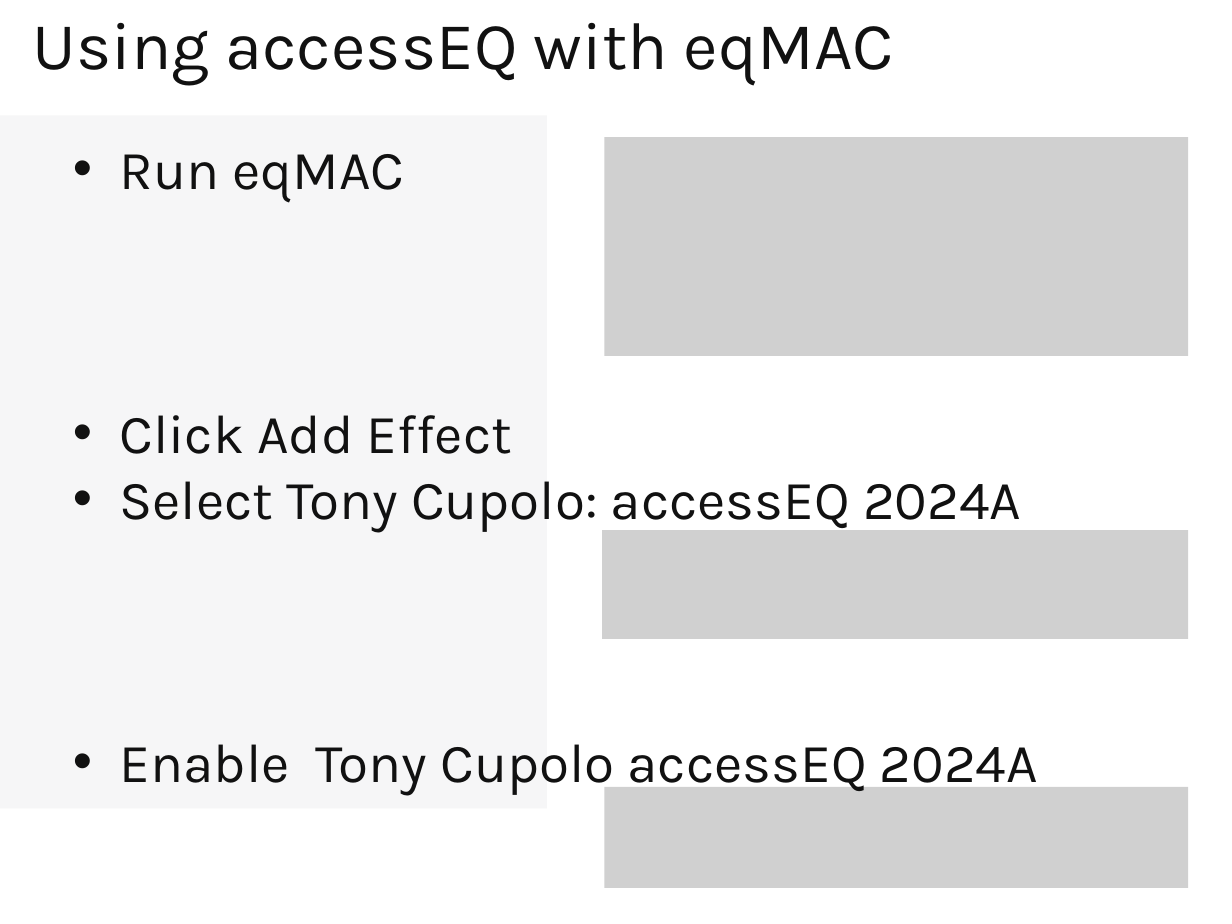
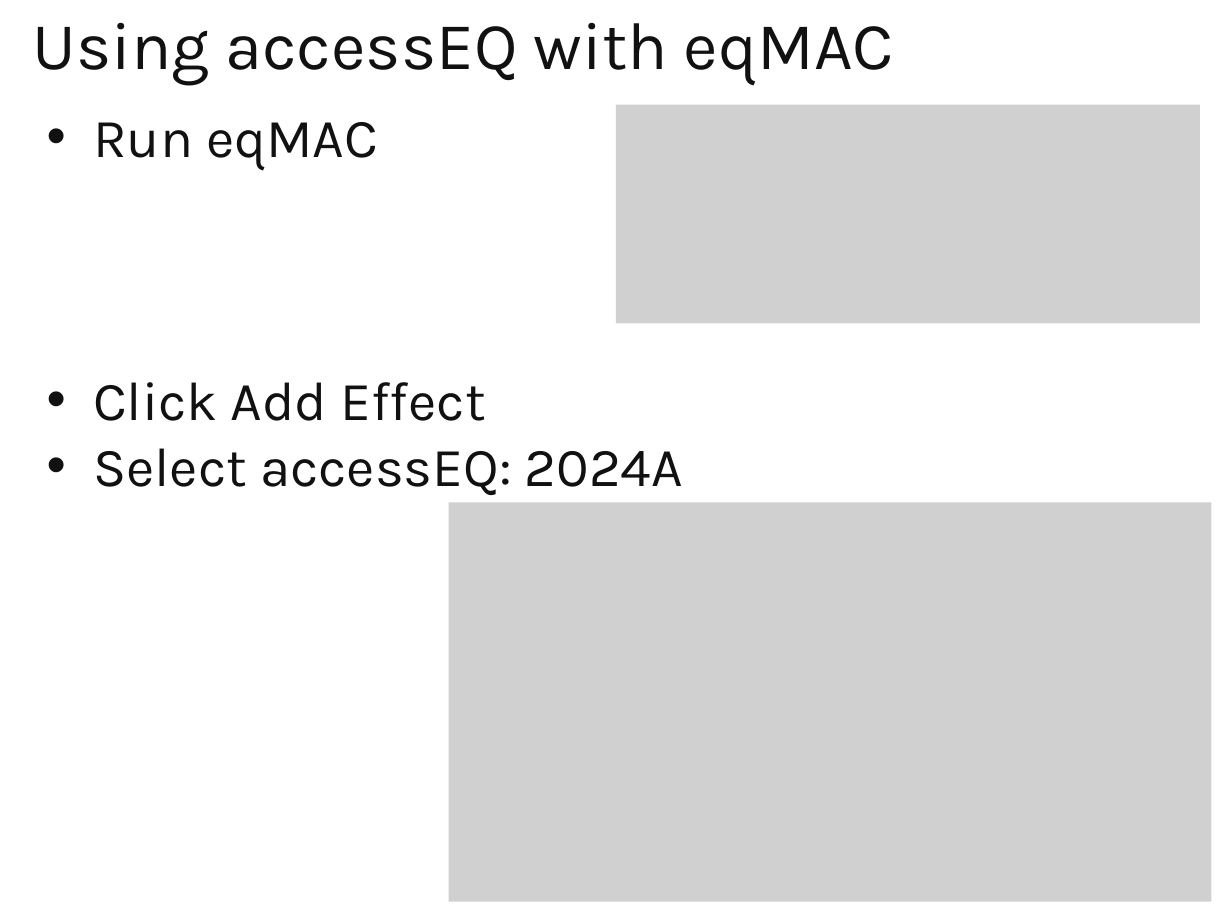
Before and after one commit to TCupolo/accessEQ, a slide deck: slide 9 of Docs/Introducing accessEQ.pptx. Drawn at 1232x924 pixels with LibreOffice and Linux fonts; fonts in the diff are those of the drawing; grey boxes stand for pictures. Boxes give left, top, right and bottom in pixels: in the first picture for what was removed or moved away, otherwise in the second. Text is boxed around its words. In the diff, an @@ line names an element or a change of style, - is before the commit and + after.

```diff
--- a/Docs/Introducing accessEQ.pptx
+++ b/Docs/Introducing accessEQ.pptx
@@ text "Run eqMAC": place and size @@
-text "Run eqMAC" at (119,154,1038,796)
+text "Run eqMAC" at (93,122,683,495)
@@ rectangle removed at (0,115,547,808) @@
@@ picture: place and size @@
-picture at (604,137,1187,356)
+picture at (615,105,1199,323)
@@ text at (93,448,683,495): text changed @@
-  • Select Tony Cupolo: accessEQ 2024A
-  • Enable Tony Cupolo accessEQ 2024A
+  • Select accessEQ: 2024A
@@ picture added at (449,502,1211,902) @@
@@ picture removed at (602,530,1187,639) @@
@@ picture removed at (604,786,1187,887) @@
```
Also in this commit, not shown: 9 other slides changed, 1 slide added, 2 other files.
